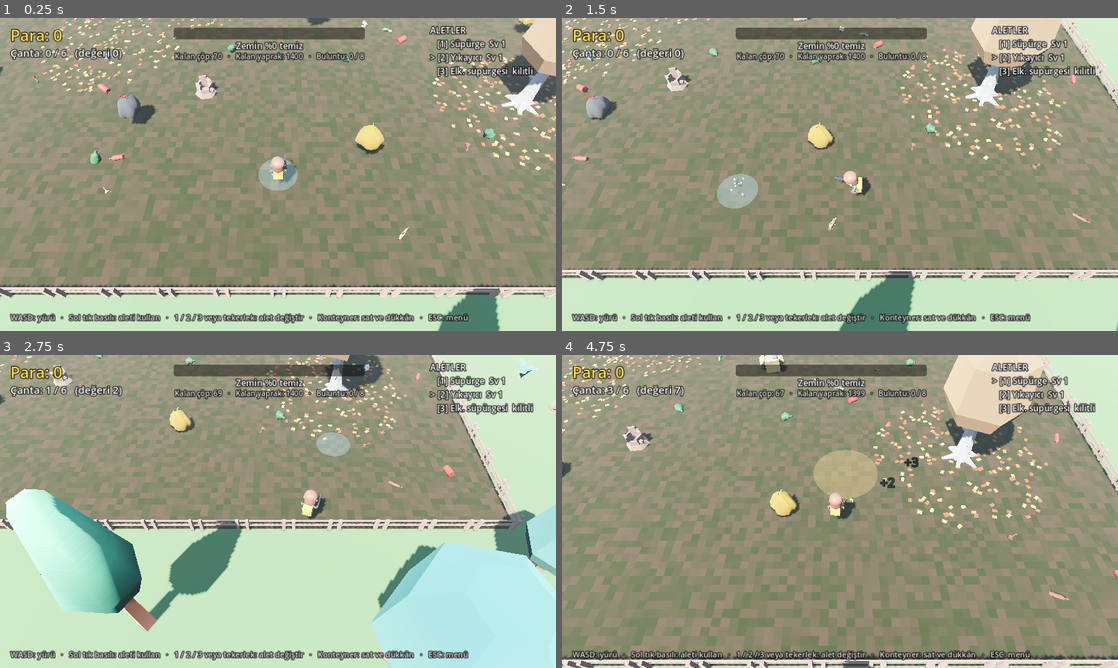
Above: before the commit, frames 1-4 (two rows, left to right).
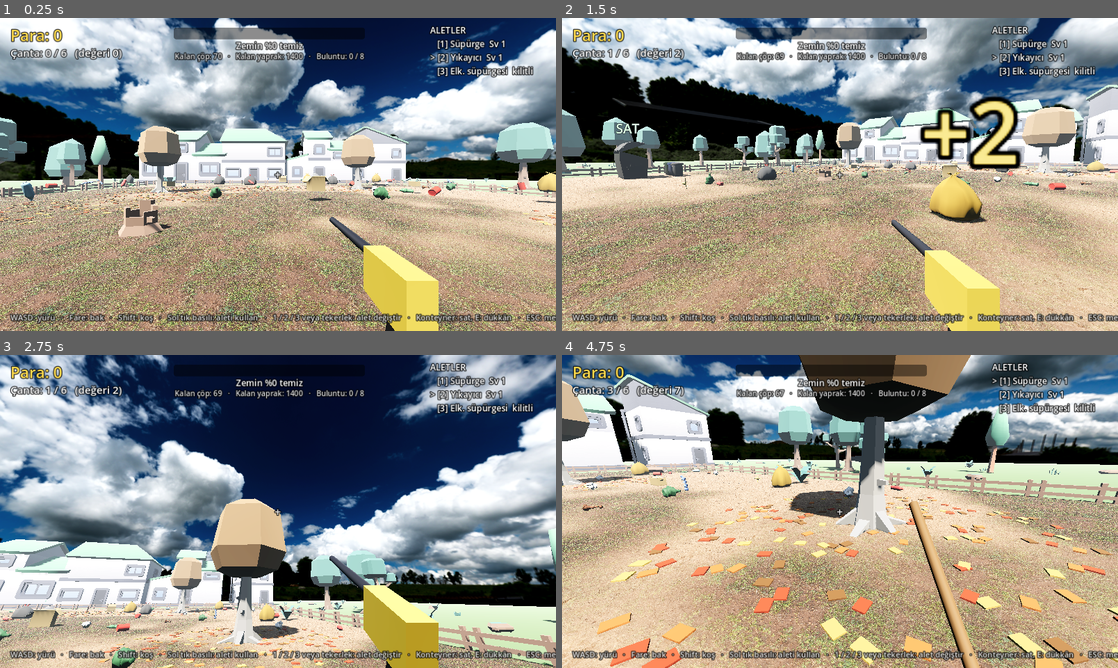
Above: after the commit, the same moments.

Repository: bogacavdar/Junk-to-Shine
Game: Godot game, scene res://main.tscn
Same seed, same stepped clock (60 frames per second), same inputs: the game is played once before the commit and once after it.
Inputs (mouse positions are in pixels of both pictures, inside the frame that each line leads up to):
- Up to frame 1 (0.25 s): no input
- Up to frame 2 (1.5 s): tap Enter at 0.5 s; move the mouse to (962, 158) at 0.52 s; hold D (move_right) 0.53-1.28 s; hold Shift 0.53-1.28 s; tap E at 0.6 s; click (962, 158) at 0.67 s; move the mouse to (728, 190) at 1.27 s; hold S (move_down) from 1.28 s (still down); tap Shift at 1.35 s; click (728, 190) at 1.42 s
- Up to frame 3 (2.75 s): tap E at 1.55, 2.1 s; move the mouse to (333, 442) at 2.02 s; release S (move_down) at 2.03 s; hold D (move_right) from 2.03 s (still down); hold Shift from 2.03 s (still down); click (333, 442) at 2.17 s
- Up to frame 4 (4.75 s): move the mouse to (812, 574) at 2.77 s; release D (move_right) at 2.78 s; release Shift at 2.78 s; hold W (move_up) 2.78-3.53 s; tap Shift at 2.85 s; click (812, 574) at 2.92 s; tap E at 3.05 s; move the mouse to (1006, 558) at 3.52 s; hold A (move_left) 3.53-4.25 s; hold Shift 3.53-4.25 s; tap 1 at 3.6 s; click (1006, 558) at 3.67 s; tap Escape at 4.15 s; click "Devam et" at 4.25 s

The runs differ from the first frame. In frame 1, 93% of the frame differs, in the area x 0-100%, y 0-100%; in frame 2, 94%; in frame 3, 96%; in frame 4, 94%.

Commit message:
Birinci şahıs kamera, gerçekçi zemin dokuları ve HDRI gökyüzü
- FPS kontrol: fareyle bakış, WASD + Shift koşu, elde alet (yürürken sallanır), nişangâh
- Yıkama tabancasından yere su hüzmesi
- Zemin: Poly Haven beton döşeme (temiz) + yapraklı çamur ve toprak (kir), gürültüyle karışık; yeni yıkanan kenar ıslak görünür
- Gökyüzü ve ortam ışığı: Poly Haven bahçe HDRI'si
- Dükkân artık konteynerin yanında E ile açılıyor
- Kullanılmayan KayKit karakteri kaldırıldı

Co-Authored-By: Claude Opus 5.5 <noreply@anthropic.com>
Claude-Session: https://claude.ai/code/session_01BTyhiHPd1tC3NJd2rRFT53

Diff:
--- a/scripts/main.gd
+++ b/scripts/main.gd
@@ -128,6 +128,11 @@
 var info_label: Label
 var banner_label: Label
 var shop_panel: PanelContainer
+var crosshair: Label
+var prompt_label: Label
+var near_shop := false
+var shop_open := false
+var water_stream: MeshInstance3D
 var shop_buttons: Array[Button] = []
 
 
@@ -184,14 +189,13 @@
 	env = Environment.new()
 	env.background_mode = Environment.BG_SKY
 	var sky := Sky.new()
-	var sky_mat := ProceduralSkyMaterial.new()
-	sky_mat.sky_top_color = Color(0.32, 0.52, 0.85)
-	sky_mat.sky_horizon_color = Color(0.75, 0.82, 0.9)
-	sky_mat.ground_horizon_color = Color(0.6, 0.62, 0.6)
+	var sky_mat := PanoramaSkyMaterial.new()
+	sky_mat.panorama = load("res://assets/textures/sky_garden.hdr")
 	sky.sky_material = sky_mat
 	env.sky = sky
 	env.ambient_light_source = Environment.AMBIENT_SOURCE_SKY
-	env.ambient_light_energy = 0.9
+	env.ambient_light_energy = 1.0
+	env.reflected_light_source = Environment.REFLECTION_SOURCE_SKY
 	env.tonemap_mode = Environment.TONE_MAPPER_ACES
 	env.ssao_enabled = true
 	env.ssao_radius = 1.2
@@ -202,7 +206,7 @@
 	env.fog_density = 0.004
 	env.fog_light_color = Color(0.75, 0.8, 0.85)
 	env.adjustment_enabled = true
-	env.adjustment_saturation = 0.75   # alan temizlendikçe artar
+	env.adjustment_saturation = 0.85   # alan temizlendikçe artar
 	we.environment = env
 	add_child(we)
 
@@ -211,7 +215,7 @@
 	sun.shadow_enabled = true
 	sun.light_angular_distance = 1.5
 	sun.shadow_blur = 1.5
-	sun.light_energy = 0.85
+	sun.light_energy = 1.1
 	sun.light_color = Color(1.0, 0.92, 0.82)
 	add_child(sun)
 
@@ -245,6 +249,15 @@
 	ground_material.shader = DirtShader
 	ground_material.set_shader_parameter("dirt_mask", mask_texture)
 	ground_material.set_shader_parameter("area_size", AREA_SIZE)
+	var tex := "res://assets/textures/"
+	ground_material.set_shader_parameter("clean_albedo", load(tex + "square_concrete_pavers_diff.jpg"))
+	ground_material.set_shader_parameter("clean_normal", load(tex + "square_concrete_pavers_nor.jpg"))
+	ground_material.set_shader_parameter("clean_rough", load(tex + "square_concrete_pavers_rough.png"))
+	ground_material.set_shader_parameter("mud_albedo", load(tex + "brown_mud_leaves_01_diff.jpg"))
+	ground_material.set_shader_parameter("mud_normal", load(tex + "brown_mud_leaves_01_nor.jpg"))
+	ground_material.set_shader_parameter("soil_albedo", load(tex + "dirt_floor_diff.jpg"))
+	ground_material.set_shader_parameter("soil_normal", load(tex + "dirt_floor_nor.jpg"))
+	ground_material.set_shader_parameter("soil_rough", load(tex + "dirt_floor_rough.png"))
 
 	var ground := MeshInstance3D.new()
 	var pm := PlaneMesh.new()
@@ -396,11 +409,9 @@
 	player.position = Vector3(0, 0.1, AREA_SIZE * 0.5 - 5)
 	add_child(player)
 
-	camera = Camera3D.new()
-	camera.fov = 50
-	add_child(camera)
-	camera.global_position = player.global_position + cam_offset
-	camera.look_at(player.global_position + Vector3(0, 0.5, 0), Vector3.UP)
+	player.rotation.y = 0.0
+	camera = player.camera
+	Input.mouse_mode = Input.MOUSE_MODE_CAPTURED
 
 
 func _spawn_all_trash() -> void:
@@ -590,11 +601,11 @@
 
 	shop_label = _make_label(layer, Vector2(990, 14), 20, Color.WHITE)
 	info_label = _make_label(layer, Vector2(24, 676), 18, Color(1, 1, 1, 0.85))
-	info_label.text = "WASD: yürü   ·   Sol tık basılı: aleti kullan   ·   1 / 2 / 3 veya tekerlek: alet değiştir   ·   Konteyner: sat ve dükkân   ·   ESC: menü"
+	info_label.text = "WASD: yürü   ·   Fare: bak   ·   Shift: koş   ·   Sol tık basılı: aleti kullan   ·   1 / 2 / 3 veya tekerlek: alet değiştir   ·   Konteyner: sat, E: dükkân   ·   ESC: menü"
 
 	# Dükkân paneli: konteynerin yanına gelince açılır
 	shop_panel = PanelContainer.new()
-	shop_panel.position = Vector2(850, 240)
+	shop_panel.position = Vector2(440, 200)
 	var sb := StyleBoxFlat.new()
 	sb.bg_color = Color(0.07, 0.11, 0.09, 0.9)
 	sb.set_corner_radius_all(10)
@@ -619,6 +630,16 @@
 	shop_panel.visible = false
 	layer.add_child(shop_panel)
 
+	crosshair = _make_label(layer, Vector2(630, 342), 26, Color(1, 1, 1, 0.9))
+	crosshair.text = "+"
+	crosshair.size = Vector2(20, 36)
+	crosshair.horizontal_alignment = HORIZONTAL_ALIGNMENT_CENTER
+	prompt_label = _make_label(layer, Vector2(0, 430), 26, Color(0.7, 1.0, 0.8))
+	prompt_label.size = Vector2(1280, 40)
+	prompt_label.horizontal_alignment = HORIZONTAL_ALIGNMENT_CENTER
+	prompt_label.text = "E: Dükkânı aç"
+	prompt_label.visible = false
+
 	banner_label = _make_label(layer, Vector2(0, 250), 64, Color(0.6, 1.0, 0.75))
 	banner_label.size = Vector2(1280, 100)
 	banner_label.horizontal_alignment = HORIZONTAL_ALIGNMENT_CENTER
@@ -636,37 +657,34 @@
 	if autosave_timer > 20.0:
 		autosave_timer = 0.0
 		_save_game()
-	# Kamera takibi
-	var target := player.global_position + cam_offset
-	camera.global_position = camera.global_position.lerp(target, clampf(5.0 * delta, 0.0, 1.0))
-
-	# Nişan noktası
-	var aim := player.global_position
-	var hit: Variant = _mouse_ground_point()
+	# Nişan: ekranın ortasındaki nişangâhın baktığı yer (erişim mesafesi içindeyse)
+	var aim := Vector3.ZERO
+	var aim_valid := false
+	var hit: Variant = _aim_ground_point()
 	if hit != null:
 		var h: Vector3 = hit
-		var off := Vector3(h.x - player.global_position.x, 0, h.z - player.global_position.z)
-		if off.length() > REACH:
-			off = off.normalized() * REACH
-		aim = player.global_position + off
-		var lim := AREA_SIZE * 0.5 - 0.3
-		aim.x = clampf(aim.x, -lim, lim)
-		aim.z = clampf(aim.z, -lim, lim)
-		aim.y = 0.0
-	player.face(aim)
+		var lim := AREA_SIZE * 0.5 - 0.2
+		if Vector3(h.x - player.global_position.x, 0, h.z - player.global_position.z).length() <= REACH and absf(h.x) < lim and absf(h.z) < lim:
+			aim = Vector3(h.x, 0.0, h.z)
+			aim_valid = true
 
 	var r := tool_radius()
+	aim_ring.visible = aim_valid
 	aim_ring.global_position = aim + Vector3(0, 0.03, 0)
 	aim_ring.scale = Vector3(r, 1, r)
 
-	# Konteyner: satış + dükkân
+	# Konteyner: satış + dükkân (E)
 	var to_container := Vector2(player.global_position.x - container_pos.x, player.global_position.z - container_pos.z).length()
 	if bag > 0 and to_container < 3.2:
 		_sell()
-	shop_panel.visible = to_container < 4.5
-
-	var mouse_on_ui := shop_panel.visible and shop_panel.get_global_rect().has_point(get_viewport().get_mouse_position())
-	var using := Input.is_mouse_button_pressed(MOUSE_BUTTON_LEFT) and not completed and not mouse_on_ui
+	near_shop = to_container < 4.5
+	if shop_open and not near_shop:
+		_set_shop_open(false)
+	shop_panel.visible = shop_open
+	prompt_label.visible = near_shop and not shop_open
+	crosshair.visible = not shop_open
+
+	var using := Input.is_mouse_button_pressed(MOUSE_BUTTON_LEFT) and not completed and not shop_open and aim_valid and Input.mouse_mode == Input.MOUSE_MODE_CAPTURED
 	vacuum_active = false
 	if using:
 		match current_tool:
@@ -680,6 +698,7 @@
 	spray.global_position = aim + Vector3(0, 0.1, 0)
 	spray.emission_sphere_radius = r * (0.9 if current_tool == TOOL_VACUUM else 0.6)
 	spray.emitting = using
+	_update_water_stream(using and current_tool == TOOL_WASHER, aim)
 	if using:
 		if not spray_player.playing:
 			spray_player.play()
@@ -740,9 +759,22 @@
 
 func _unhandled_input(event: InputEvent) -> void:
 	if event is InputEventKey and event.pressed and not event.echo and event.physical_keycode == KEY_ESCAPE:
-		_toggle_pause()
+		if shop_open:
+			_set_shop_open(false)
+		else:
+			_toggle_pause()
 		return
 	if paused:
+		return
+	if event is InputEventKey and event.pressed and not event.echo and event.physical_keycode == KEY_E:
+		if shop_open:
+			_set_shop_open(false)
+		elif near_shop:
+			_set_shop_open(true)
+		return
+	# Fare bırakıldıysa tıklayınca yeniden yakala
+	if event is InputEventMouseButton and event.pressed and not shop_open and Input.mouse_mode != Input.MOUSE_MODE_CAPTURED:
+		Input.mouse_mode = Input.MOUSE_MODE_CAPTURED
 		return
 	if event is InputEventKey and event.pressed and not event.echo:
 		match event.physical_keycode:
@@ -900,8 +932,8 @@
 func _update_progress() -> void:
 	clean_pct = 100.0 * float(clean_pixel_count) / float(maxi(1, dirty_pixel_total))
 	var t := clampf(clean_pct / 100.0, 0.0, 1.0)
-	env.adjustment_saturation = lerpf(0.75, 1.15, t)
-	sun.light_energy = lerpf(0.85, 1.15, t)
+	env.adjustment_saturation = lerpf(0.85, 1.08, t)
+	sun.light_energy = lerpf(1.0, 1.2, t)
 
 	if clean_pct >= float(next_milestone) and next_milestone < 100:
 		_float_text(player.global_position + Vector3(0, 2.6, 0), "%%%d temiz!" % next_milestone, Color(0.6, 1.0, 0.8))
@@ -1059,8 +1091,8 @@
 # YARDIMCILAR
 # =====================================================================
 
-func _mouse_ground_point() -> Variant:
-	var mp := get_viewport().get_mouse_position()
+func _aim_ground_point() -> Variant:
+	var mp := get_viewport().get_visible_rect().size * 0.5
 	var from := camera.project_ray_origin(mp)
 	var dir := camera.project_ray_normal(mp)
 	var plane := Plane(Vector3.UP, 0.0)
@@ -1277,6 +1309,7 @@
 		"trash": trash,
 		"finds": found_finds,
 		"player": [player.global_position.x, player.global_position.z],
+		"yaw": player.rotation.y,
 		"volume": master_volume,
 	}
 	var f := FileAccess.open(SAVE_PATH, FileAccess.WRITE)
@@ -1327,7 +1360,7 @@
 	var pp: Array = d.get("player", [])
 	if pp.size() == 2:
 		player.position = Vector3(pp[0], 0.1, pp[1])
-		camera.global_position = player.position + cam_offset
+		player.rotation.y = float(d.get("yaw", 0.0))
 
 	if completed:
 		for f: Node3D in flower_nodes:
@@ -1404,6 +1437,9 @@
 	paused = not paused
 	pause_panel.visible = paused
 	player.set_physics_process(not paused)
+	player.look_enabled = not paused
+	Input.mouse_mode = Input.MOUSE_MODE_VISIBLE if paused else Input.MOUSE_MODE_CAPTURED
+	_update_water_stream(false, Vector3.ZERO)
 	spray.emitting = false
 	if spray_player.playing:
 		spray_player.stop()
@@ -1438,3 +1474,49 @@
 func _save_and_quit() -> void:
 	_save_game()
 	get_tree().quit()
+
+
+# =====================================================================
+# BİRİNCİ ŞAHIS YARDIMCILARI
+# =====================================================================
+
+func _set_shop_open(open: bool) -> void:
+	shop_open = open
+	shop_panel.visible = open
+	player.look_enabled = not open
+	player.set_physics_process(not open)
+	Input.mouse_mode = Input.MOUSE_MODE_VISIBLE if open else Input.MOUSE_MODE_CAPTURED
+	if open:
+		_update_water_stream(false, Vector3.ZERO)
+
+
+## Yıkama tabancasından nişan noktasına uzanan su hüzmesi
+func _update_water_stream(active: bool, target: Vector3) -> void:
+	if water_stream == null:
+		water_stream = MeshInstance3D.new()
+		var cyl := CylinderMesh.new()
+		cyl.top_radius = 0.012
+		cyl.bottom_radius = 0.035
+		cyl.height = 1.0
+		cyl.radial_segments = 8
+		var m := StandardMaterial3D.new()
+		m.albedo_color = Color(0.8, 0.92, 1.0, 0.45)
+		m.transparency = BaseMaterial3D.TRANSPARENCY_ALPHA
+		m.shading_mode = BaseMaterial3D.SHADING_MODE_UNSHADED
+		cyl.material = m
+		water_stream.mesh = cyl
+		water_stream.cast_shadow = GeometryInstance3D.SHADOW_CASTING_SETTING_OFF
+		add_child(water_stream)
+	water_stream.visible = active
+	if not active:
+		return
+	var from := player.nozzle_position()
+	var to := target + Vector3(0, 0.05, 0)
+	var dir := to - from
+	var length := dir.length()
+	if length < 0.05:
+		water_stream.visible = false
+		return
+	var up := Vector3.UP if absf(dir.normalized().y) < 0.99 else Vector3.FORWARD
+	var b := Basis.looking_at(dir.normalized(), up) * Basis(Vector3.RIGHT, -PI * 0.5) * Basis.from_scale(Vector3(1, length, 1))
+	water_stream.global_transform = Transform3D(b, (from + to) * 0.5)
--- a/scripts/player.gd
+++ b/scripts/player.gd
@@ -1,14 +1,19 @@
 extends CharacterBody3D
-## Oyuncu: WASD ile yürür, görseli aletin baktığı yere döner.
+## Birinci şahıs oyuncu: fareyle bakar, WASD ile yürür (Shift: koş).
+## Elindeki alet kameraya bağlı, yürürken hafifçe sallanır.
 
-var speed := 7.5
-var visual: Node3D
+var walk_speed := 4.5
+var run_speed := 7.5
+var mouse_sensitivity := 0.0025
+var look_enabled := true
+
+var head: Node3D
+var camera: Camera3D
+var tool_root: Node3D
 var tool_nodes: Array[Node3D] = []
-var character: Node3D
-var anim: AnimationPlayer
-var cheering := false
 
-const Models := preload("res://scripts/models.gd")
+const TOOL_BASE := Vector3(0.3, -0.3, -0.55)
+var bob_time := 0.0
 
 
 func _ready() -> void:
@@ -17,112 +22,120 @@
 
 	var cs := CollisionShape3D.new()
 	var cap := CapsuleShape3D.new()
-	cap.radius = 0.4
-	cap.height = 1.6
+	cap.radius = 0.35
+	cap.height = 1.75
 	cs.shape = cap
-	cs.position.y = 0.8
+	cs.position.y = 0.875
 	add_child(cs)
 
-	visual = Node3D.new()
-	visual.name = "Visual"
-	add_child(visual)
+	head = Node3D.new()
+	head.position.y = 1.65
+	add_child(head)
+	camera = Camera3D.new()
+	camera.fov = 75.0
+	camera.near = 0.05
+	camera.far = 400.0
+	head.add_child(camera)
+	camera.current = true
 
-	# Karakter modeli: KayKit Rogue (silah ve pelerin gizli), +Z'ye baktığı için 180° çevrilir
-	character = Models.make("res://assets/character/Rogue.glb", 1.85, true)
-	character.rotation_degrees.y = 180.0
-	visual.add_child(character)
-	for part in ["Knife_Offhand", "1H_Crossbow", "2H_Crossbow", "Knife", "Throwable", "Rogue_Cape"]:
-		var n := character.find_child(part, true, false)
-		if n is Node3D:
-			(n as Node3D).visible = false
-	var ap := character.find_child("AnimationPlayer", true, false)
-	if ap is AnimationPlayer:
-		anim = ap as AnimationPlayer
-		for loop_name in ["Idle", "Running_A", "Walking_A"]:
-			if anim.has_animation(loop_name):
-				anim.get_animation(loop_name).loop_mode = Animation.LOOP_LINEAR
-		_play("Idle")
+	tool_root = Node3D.new()
+	tool_root.position = TOOL_BASE
+	camera.add_child(tool_root)
+	_build_tools()
 
-	# Sırt tankı
-	var tank := BoxMesh.new()
-	tank.size = Vector3(0.4, 0.5, 0.22)
-	tank.material = _mat(Color(1.0, 0.75, 0.1))
-	_add_mesh(tank, Vector3(0, 1.05, 0.32))
 
-	# Yıkama tabancası (ileri, -Z yönüne bakar)
-	var gun := CylinderMesh.new()
-	gun.top_radius = 0.05
-	gun.bottom_radius = 0.07
-	gun.height = 0.7
-	gun.radial_segments = 6
-	gun.material = _mat(Color(0.25, 0.25, 0.28))
-	var gun_mi := _add_mesh(gun, Vector3(0.32, 0.95, -0.4))
-	gun_mi.rotation_degrees = Vector3(-80, 0, 0)
+func _build_tools() -> void:
+	# Süpürge: sap + fırça başı, öne ve aşağı eğik
+	var broom := Node3D.new()
+	broom.rotation_degrees = Vector3(-35, 8, 0)
+	tool_root.add_child(broom)
+	var stick := CylinderMesh.new()
+	stick.top_radius = 0.018
+	stick.bottom_radius = 0.018
+	stick.height = 1.3
+	stick.radial_segments = 10
+	stick.material = _mat(Color(0.55, 0.38, 0.2), 0.7)
+	_add_to(broom, stick, Vector3(0, -0.25, 0))
+	var head_mesh := BoxMesh.new()
+	head_mesh.size = Vector3(0.45, 0.08, 0.12)
+	head_mesh.material = _mat(Color(0.75, 0.6, 0.25), 0.9)
+	_add_to(broom, head_mesh, Vector3(0, -0.9, 0))
 
-	# Süpürge: sap + fırça başı, öne ve yere doğru eğik
-	var broom := Node3D.new()
-	broom.position = Vector3(0.35, 0.95, -0.3)
-	broom.rotation_degrees = Vector3(40, 0, 0)
-	visual.add_child(broom)
-	var stick := CylinderMesh.new()
-	stick.top_radius = 0.03
-	stick.bottom_radius = 0.03
-	stick.height = 1.4
-	stick.radial_segments = 6
-	stick.material = _mat(Color(0.6, 0.42, 0.22))
-	_add_to(broom, stick, Vector3.ZERO)
-	var head_mesh := BoxMesh.new()
-	head_mesh.size = Vector3(0.55, 0.12, 0.18)
-	head_mesh.material = _mat(Color(0.85, 0.7, 0.3))
-	_add_to(broom, head_mesh, Vector3(0, -0.7, 0))
+	# Basınçlı yıkama tabancası
+	var gun := Node3D.new()
+	tool_root.add_child(gun)
+	var body := BoxMesh.new()
+	body.size = Vector3(0.07, 0.14, 0.22)
+	body.material = _mat(Color(0.9, 0.75, 0.1), 0.45)
+	_add_to(gun, body, Vector3(0, 0, 0))
+	var barrel := CylinderMesh.new()
+	barrel.top_radius = 0.016
+	barrel.bottom_radius = 0.02
+	barrel.height = 0.55
+	barrel.radial_segments = 12
+	barrel.material = _mat(Color(0.2, 0.2, 0.22), 0.3)
+	var barrel_mi := _add_to(gun, barrel, Vector3(0, 0.04, -0.35))
+	barrel_mi.rotation_degrees = Vector3(-90, 0, 0)
+	var grip := BoxMesh.new()
+	grip.size = Vector3(0.05, 0.14, 0.06)
+	grip.material = _mat(Color(0.15, 0.15, 0.16), 0.8)
+	var grip_mi := _add_to(gun, grip, Vector3(0, -0.1, 0.04))
+	grip_mi.rotation_degrees = Vector3(15, 0, 0)
 
 	# Elektrik süpürgesi: kalın hortum + geniş ağız
 	var vac := Node3D.new()
-	vac.position = Vector3(0.32, 0.85, -0.35)
-	vac.rotation_degrees = Vector3(50, 0, 0)
-	visual.add_child(vac)
+	vac.rotation_degrees = Vector3(-40, 5, 0)
+	tool_root.add_child(vac)
 	var tube := CylinderMesh.new()
-	tube.top_radius = 0.08
-	tube.bottom_radius = 0.08
-	tube.height = 1.1
-	tube.radial_segments = 8
-	tube.material = _mat(Color(0.55, 0.35, 0.75))
-	_add_to(vac, tube, Vector3.ZERO)
+	tube.top_radius = 0.045
+	tube.bottom_radius = 0.045
+	tube.height = 1.0
+	tube.radial_segments = 14
+	tube.material = _mat(Color(0.45, 0.3, 0.65), 0.5)
+	_add_to(vac, tube, Vector3(0, -0.2, 0))
 	var mouth := BoxMesh.new()
-	mouth.size = Vector3(0.45, 0.1, 0.22)
-	mouth.material = _mat(Color(0.25, 0.25, 0.28))
-	_add_to(vac, mouth, Vector3(0, -0.55, 0))
+	mouth.size = Vector3(0.35, 0.07, 0.16)
+	mouth.material = _mat(Color(0.2, 0.2, 0.22), 0.6)
+	_add_to(vac, mouth, Vector3(0, -0.72, 0))
 
-	tool_nodes = [broom, gun_mi, vac]
+	tool_nodes = [broom, gun, vac]
+
+
+func _unhandled_input(event: InputEvent) -> void:
+	if not look_enabled or Input.mouse_mode != Input.MOUSE_MODE_CAPTURED:
+		return
+	if event is InputEventMouseMotion:
+		var motion := event as InputEventMouseMotion
+		rotate_y(-motion.relative.x * mouse_sensitivity)
+		head.rotation.x = clampf(head.rotation.x - motion.relative.y * mouse_sensitivity, deg_to_rad(-85.0), deg_to_rad(80.0))
 
 
 func _physics_process(delta: float) -> void:
 	var input := Input.get_vector("move_left", "move_right", "move_up", "move_down")
-	velocity.x = input.x * speed
-	velocity.z = input.y * speed
+	var dir := Vector3.ZERO
+	if input.length() > 0.05:
+		dir = (transform.basis * Vector3(input.x, 0, input.y)).normalized()
+	var running := Input.is_key_pressed(KEY_SHIFT)
+	var spd := run_speed if running else walk_speed
+	velocity.x = dir.x * spd
+	velocity.z = dir.z * spd
 	if is_on_floor():
 		velocity.y = -0.5
 	else:
 		velocity.y -= 25.0 * delta
 	move_and_slide()
-	if not cheering:
-		_play("Running_A" if input.length() > 0.1 else "Idle")
+
+	# Yürürken kafa ve alet sallanması
+	if dir != Vector3.ZERO and is_on_floor():
+		bob_time += delta * spd * 1.7
+	else:
+		bob_time = lerpf(bob_time, roundf(bob_time / PI) * PI, clampf(delta * 6.0, 0.0, 1.0))
+	camera.position.y = sin(bob_time) * 0.035
+	tool_root.position = TOOL_BASE + Vector3(cos(bob_time * 0.5) * 0.012, sin(bob_time) * 0.018, 0)
 
 
-func _play(anim_name: String) -> void:
-	if anim == null or not anim.has_animation(anim_name):
-		return
-	if anim.current_animation != anim_name:
-		anim.play(anim_name, 0.15)
-
-
-func cheer() -> void:
-	if anim == null or not anim.has_animation("Cheer"):
-		return
-	cheering = true
-	anim.play("Cheer", 0.15)
-	await anim.animation_finished
-	cheering = false
+func nozzle_position() -> Vector3:
+	return tool_root.global_position - camera.global_basis.z * 0.6 + camera.global_basis.y * 0.04
 
 
 func set_tool(t: int) -> void:
@@ -130,29 +143,21 @@
 		tool_nodes[i].visible = (i == t)
 
 
-func face(point: Vector3) -> void:
-	var flat := Vector3(point.x, visual.global_position.y, point.z)
-	if flat.distance_to(visual.global_position) > 0.2:
-		visual.look_at(flat, Vector3.UP)
+func cheer() -> void:
+	pass
 
 
-func _add_mesh(mesh: Mesh, pos: Vector3) -> MeshInstance3D:
+func _add_to(parent: Node3D, mesh: Mesh, pos: Vector3) -> MeshInstance3D:
 	var mi := MeshInstance3D.new()
 	mi.mesh = mesh
 	mi.position = pos
-	visual.add_child(mi)
+	mi.cast_shadow = GeometryInstance3D.SHADOW_CASTING_SETTING_OFF
+	parent.add_child(mi)
 	return mi
 
 
-func _add_to(parent: Node3D, mesh: Mesh, pos: Vector3) -> void:
-	var mi := MeshInstance3D.new()
-	mi.mesh = mesh
-	mi.position = pos
-	parent.add_child(mi)
-
-
-func _mat(c: Color) -> StandardMaterial3D:
+func _mat(c: Color, rough: float) -> StandardMaterial3D:
 	var m := StandardMaterial3D.new()
 	m.albedo_color = c
-	m.roughness = 0.8
+	m.roughness = rough
 	return m
--- a/shaders/dirt.gdshader
+++ b/shaders/dirt.gdshader
@@ -1,14 +1,23 @@
 shader_type spatial;
-render_mode diffuse_burley;
 
 // Kir maskesi: 1 = kirli, 0 = temiz. main.gd her karede günceller.
 uniform sampler2D dirt_mask : filter_linear, repeat_disable;
 uniform float area_size = 40.0;
-uniform vec3 clean_a : source_color = vec3(0.80, 0.81, 0.77);
-uniform vec3 clean_b : source_color = vec3(0.71, 0.73, 0.69);
-uniform vec3 dirt_a : source_color = vec3(0.33, 0.25, 0.17);
-uniform vec3 dirt_b : source_color = vec3(0.21, 0.24, 0.11);
 uniform float hint = 0.0; // son lekeleri parlatma (0-1)
+
+// Temiz zemin: beton döşeme taşları
+uniform sampler2D clean_albedo : source_color, filter_linear_mipmap_anisotropic, repeat_enable;
+uniform sampler2D clean_normal : hint_normal, filter_linear_mipmap_anisotropic, repeat_enable;
+uniform sampler2D clean_rough : hint_default_white, filter_linear_mipmap_anisotropic, repeat_enable;
+uniform float clean_tile = 2.4;   // dokunun bir tekrarı kaç metre
+
+// Kir: iki doku, gürültüyle karışır (yapraklı çamur + toprak)
+uniform sampler2D mud_albedo : source_color, filter_linear_mipmap_anisotropic, repeat_enable;
+uniform sampler2D mud_normal : hint_normal, filter_linear_mipmap_anisotropic, repeat_enable;
+uniform sampler2D soil_albedo : source_color, filter_linear_mipmap_anisotropic, repeat_enable;
+uniform sampler2D soil_normal : hint_normal, filter_linear_mipmap_anisotropic, repeat_enable;
+uniform sampler2D soil_rough : hint_default_white, filter_linear_mipmap_anisotropic, repeat_enable;
+uniform float dirt_tile = 2.2;
 
 varying vec3 world_pos;
 
@@ -16,28 +25,42 @@
 	return fract(sin(dot(p, vec2(127.1, 311.7))) * 43758.5453);
 }
 
+float value_noise(vec2 p) {
+	vec2 i = floor(p);
+	vec2 f = fract(p);
+	vec2 u = f * f * (3.0 - 2.0 * f);
+	return mix(mix(hash(i), hash(i + vec2(1.0, 0.0)), u.x),
+			   mix(hash(i + vec2(0.0, 1.0)), hash(i + vec2(1.0, 1.0)), u.x), u.y);
+}
+
 void vertex() {
 	world_pos = (MODEL_MATRIX * vec4(VERTEX, 1.0)).xyz;
 }
 
 void fragment() {
-	vec2 uv = world_pos.xz / area_size + 0.5;
-	float d = texture(dirt_mask, uv).r;
+	vec2 mask_uv = world_pos.xz / area_size + 0.5;
+	float d = texture(dirt_mask, mask_uv).r;
 
-	// Temiz zemin: hafif renk farklı karolar + derz çizgileri
-	vec2 tile = floor(world_pos.xz * 0.5);
-	vec2 inside = fract(world_pos.xz * 0.5);
-	float grout = step(0.95, max(inside.x, inside.y));
-	vec3 clean = mix(clean_a, clean_b, hash(tile));
-	clean = mix(clean, clean * 0.7, grout);
+	vec2 cuv = world_pos.xz / clean_tile;
+	vec3 c_alb = texture(clean_albedo, cuv).rgb;
+	vec3 c_nrm = texture(clean_normal, cuv).rgb;
+	float c_rgh = texture(clean_rough, cuv).r;
 
-	// Kirli zemin: lekeli, iki tonlu
-	float n = hash(floor(world_pos.xz * 3.0));
-	vec3 dirt = mix(dirt_a, dirt_b, n);
+	vec2 duv = world_pos.xz / dirt_tile;
+	// İki kir dokusunu büyük ölçekli gürültüyle karıştır, tekrar hissini kır
+	float n = value_noise(world_pos.xz * 0.12) * 0.7 + value_noise(world_pos.xz * 0.5) * 0.3;
+	float soil_w = smoothstep(0.35, 0.65, n);
+	vec3 m_alb = mix(texture(mud_albedo, duv).rgb, texture(soil_albedo, duv * 0.9 + 0.37).rgb, soil_w);
+	vec3 m_nrm = mix(texture(mud_normal, duv).rgb, texture(soil_normal, duv * 0.9 + 0.37).rgb, soil_w);
+	float m_rgh = mix(0.92, texture(soil_rough, duv * 0.9 + 0.37).r, soil_w);
 
-	float t = smoothstep(0.12, 0.35, d);
-	ALBEDO = mix(clean, dirt, t);
-	ROUGHNESS = mix(0.3, 1.0, t);
-	SPECULAR = mix(0.65, 0.2, t);
-	EMISSION = vec3(1.0, 0.55, 0.1) * t * hint * (0.35 + 0.65 * (0.5 + 0.5 * sin(TIME * 4.0))) * 1.1;
+	// Kirin kenarı biraz yumuşak ve yeni yıkanan yer hafif ıslak görünsün
+	float t = smoothstep(0.12, 0.4, d);
+	float wet_edge = smoothstep(0.0, 0.12, d) * (1.0 - t);
+
+	ALBEDO = mix(c_alb * (1.0 - wet_edge * 0.25), m_alb, t);
+	NORMAL_MAP = mix(c_nrm, m_nrm, t);
+	ROUGHNESS = mix(mix(c_rgh, 0.25, wet_edge), m_rgh, t);
+	SPECULAR = 0.5;
+	EMISSION = vec3(1.0, 0.55, 0.1) * t * hint * (0.35 + 0.65 * (0.5 + 0.5 * sin(TIME * 4.0))) * 0.6;
 }
Binary file removed: assets/character/Rogue.glb
Binary file added: assets/textures/brown_mud_leaves_01_diff.jpg
Binary file added: assets/textures/brown_mud_leaves_01_nor.jpg
Binary file added: assets/textures/dirt_floor_diff.jpg
Binary file added: assets/textures/dirt_floor_nor.jpg
Binary file added: assets/textures/dirt_floor_rough.png
Binary file added: assets/textures/sky_garden.hdr
Binary file added: assets/textures/square_concrete_pavers_diff.jpg
Binary file added: assets/textures/square_concrete_pavers_nor.jpg
Binary file added: assets/textures/square_concrete_pavers_rough.png
Not shown, changed: assets/CREDITS.md
